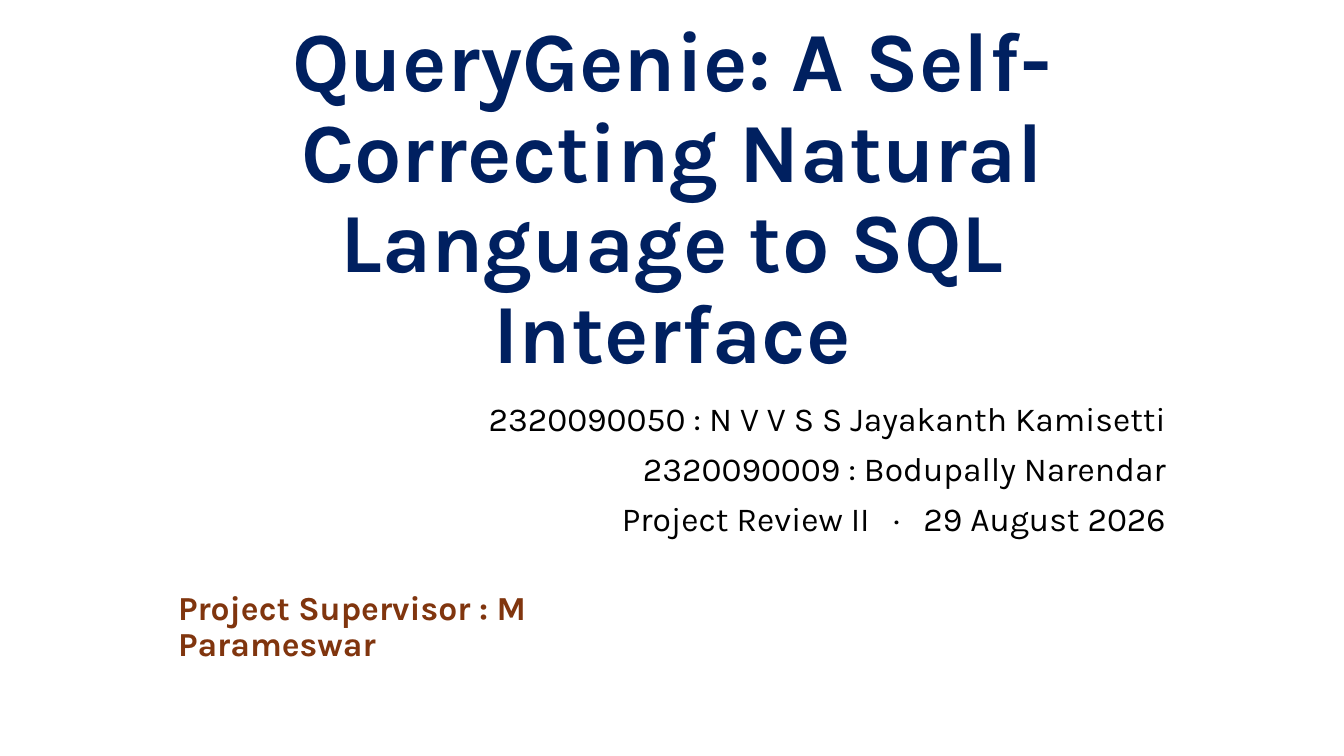
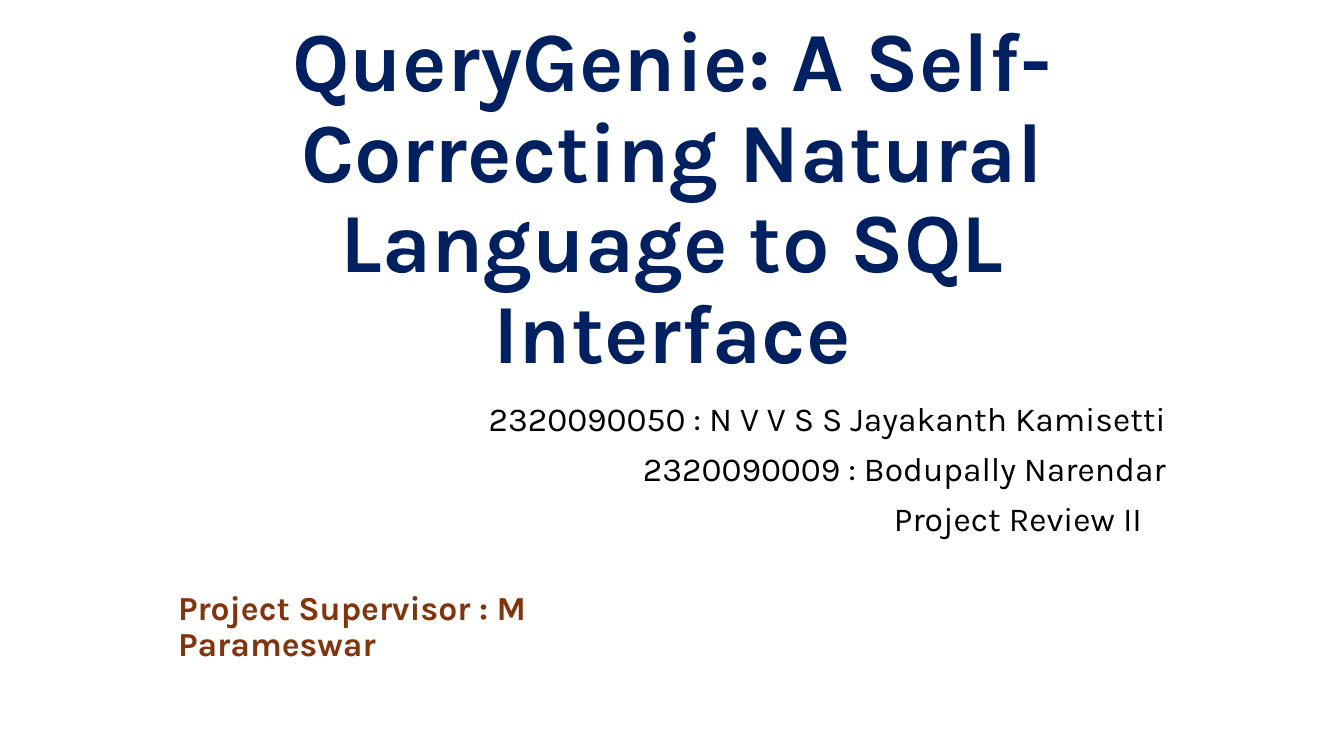
Before and after one commit to jayakanthh/QueryGenie, a slide deck: slide 1 of docs/reviews/Review2_QueryGenie.pptx. Drawn at 1344x756 pixels with LibreOffice and Linux fonts; fonts in the diff are those of the drawing; background and template pictures are left out. Boxes give left, top, right and bottom in pixels: in the first picture for what was removed or moved away, otherwise in the second. Text is boxed around its words. In the diff, an @@ line names an element or a change of style, - is before the commit and + after.

```diff
--- a/docs/reviews/Review2_QueryGenie.pptx
+++ b/docs/reviews/Review2_QueryGenie.pptx
@@ subtitle at (x1=894, y1=508, x2=1142, y2=540): text changed @@
-Project Review II · 29 August 2026
+Project Review II
```
Also in this commit, not shown: 7 other files.
